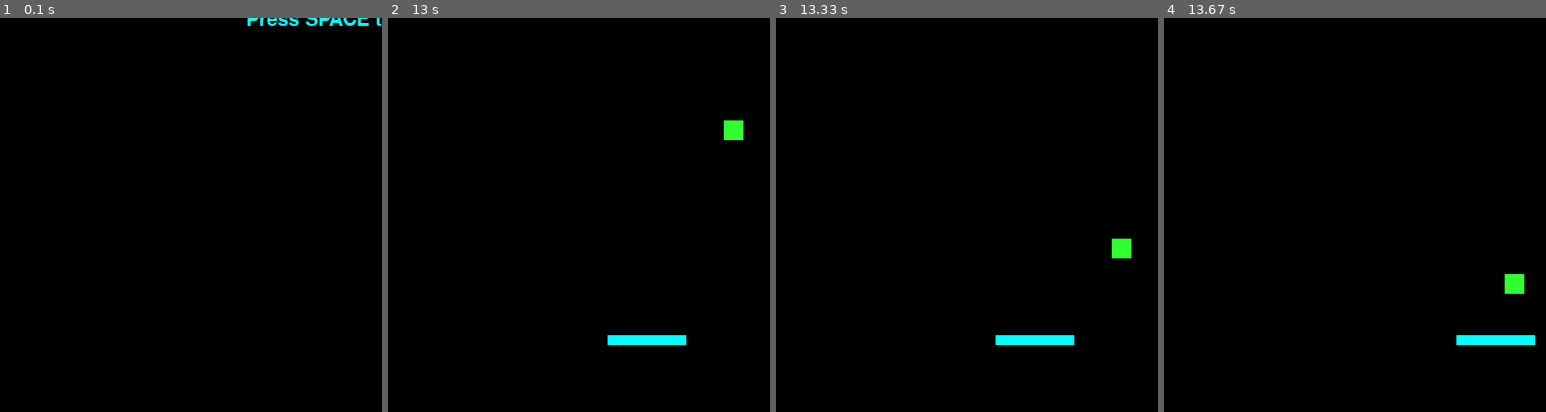
Above: before the commit, frames 1-4 (left to right).
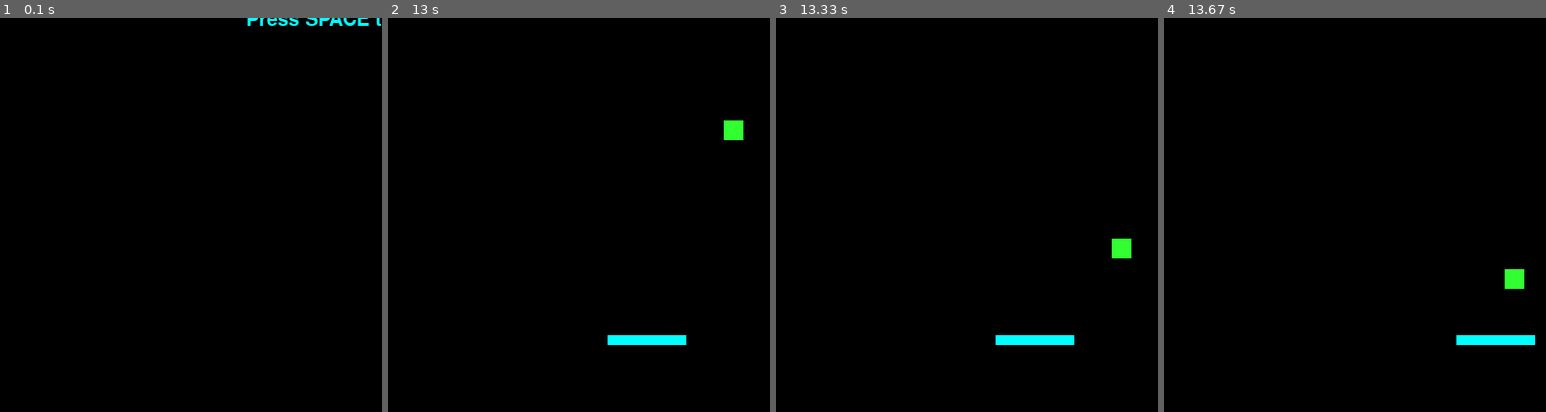
Above: after the commit, the same moments.

Repository: LogicMass621/python
Game: pygame game, started from breakout.py
Two runs of this game, one before a commit and one after it. Both use one fixed random seed, a clock stepped at 60 frames per second and the inputs below.
Inputs (mouse positions are % of the whole screen's width and height, from its top left):
- Up to frame 1 (0.1 s): no input
- Up to frame 2 (13 s): tap Space at 0.33, 0.73, 1.03, 1.3, 1.6, 1.73, 2.03, 2.4, 2.7, 2.9, 3.2, 3.4, 3.7, 3.9, 4.2, 4.47, 4.77, 4.9, 5.2, 5.57, 5.87, 6.07, 6.37, 6.57, 6.87, 7.07, 7.37, 7.63, 7.93, 8.07, 8.37, 8.73, 9.03, 9.23, 9.53, 10.23, 10.53, 10.8, 11.1, 11.23, 11.53, 11.9, 12.2, 12.4, 12.7, 12.9 s; hold Left 0.67-1.2 s; move the mouse to (31, 74) at 0.7 s; hold Left 1.23-1.63 s; move the mouse to (53, 62) at 1.27 s; hold Right 1.67-2.3 s; move the mouse to (22, 81) at 1.7 s; hold Left 2.33-2.8 s; move the mouse to (15, 64) at 2.37 s; hold Right 2.83-3.3 s; move the mouse to (75, 13) at 2.87 s; hold Right 3.33-3.8 s; move the mouse to (49, 19) at 3.37 s; hold Left 3.83-4.37 s; move the mouse to (18, 44) at 3.87 s; hold Left 4.4-4.8 s; move the mouse to (58, 24) at 4.43 s; hold Right 4.83-5.47 s; move the mouse to (23, 74) at 4.87 s; hold Left 5.5-5.97 s; move the mouse to (56, 48) at 5.53 s; hold Right 6-6.47 s; move the mouse to (66, 86) at 6.03 s; hold Right 6.5-6.97 s; move the mouse to (37, 40) at 6.53 s; hold Left 7-7.53 s; move the mouse to (18, 30) at 7.03 s; hold Left 7.57-7.97 s; move the mouse to (73, 50) at 7.6 s; hold Right 8-8.63 s; move the mouse to (43, 51) at 8.03 s; hold Left 8.67-9.13 s; move the mouse to (40, 71) at 8.7 s; hold Right 9.17-9.63 s; move the mouse to (23, 65) at 9.2 s; move the mouse to (26, 33) at 10.2 s; hold Left 10.73-11.13 s; move the mouse to (38, 26) at 10.77 s; hold Right 11.17-11.8 s; move the mouse to (10, 32) at 11.2 s; hold Left 11.83-12.3 s; move the mouse to (28, 13) at 11.87 s; hold Right 12.33-12.8 s; move the mouse to (86, 88) at 12.37 s; hold Right from 12.83 s (still down); move the mouse to (35, 72) at 12.87 s
- Up to frame 3 (13.33 s): tap Space at 13.2 s; release Right at 13.3 s
- Up to frame 4 (13.67 s): click (47, 60) at 13.38 s
The pictures show only the part of the screen within x 3-53%, y 50-100%; the shares and areas given below are measured in that part.

Frames 1-3 are identical in both runs. In frame 4, 0.1% of the frame differs, in the area x 89-95%, y 63-70%.

Commit message:
Keep ball speed consistent

Diff:
--- a/breakout.py
+++ b/breakout.py
@@ -149,7 +149,7 @@
 
     def render(self):
         surface.fill(black)
-        textGameover = self.font.render('GAMEOVER!', True, red, black)
+        textGameover = self.font.render('YOU WIN!', True, teal, black)
         textGameoverX = screenWidth/2-textGameover.get_width()/2
         textGameoverY = screenHeight/2-textGameover.get_height()/2
         surface.blit(textGameover, (textGameoverX, textGameoverY))
@@ -181,6 +181,8 @@
                               screenHeight/2, self.ballSize, self.ballSize)
         self.points = 0
         self.speed = 6
+        self.min_speed = 6
+        self.max_speed = 12
         self.y_step = self.speed
         self.x_step = 0
 
@@ -229,9 +231,19 @@
             play_hit_sound()
             ballMidPoint = self.ball_rect.x+self.ballSize/2
             paddleMidPoint = self.paddleRect.x+self.paddleRectWidth/2
-            self.x_step += (ballMidPoint - paddleMidPoint)/self.stepStrength
+
+            midPtDelta = (ballMidPoint - paddleMidPoint)/self.stepStrength
+
+            self.speed += midPtDelta
+            self.speed = max(self.min_speed,min(self.speed,self.max_speed))
+
+            self.x_step += midPtDelta
+            self.x_step = min(self.max_speed,max(self.x_step,-self.max_speed))
+
             self.y_step = - \
                 math.sqrt(abs(self.speed*self.speed - self.x_step*self.x_step))
+
+            print('hit','speed',self.speed,'xstep',self.x_step,'ystep',self.y_step)
 
         if self.ball_rect.y + self.ballSize > screenHeight:
             screens.pop()
